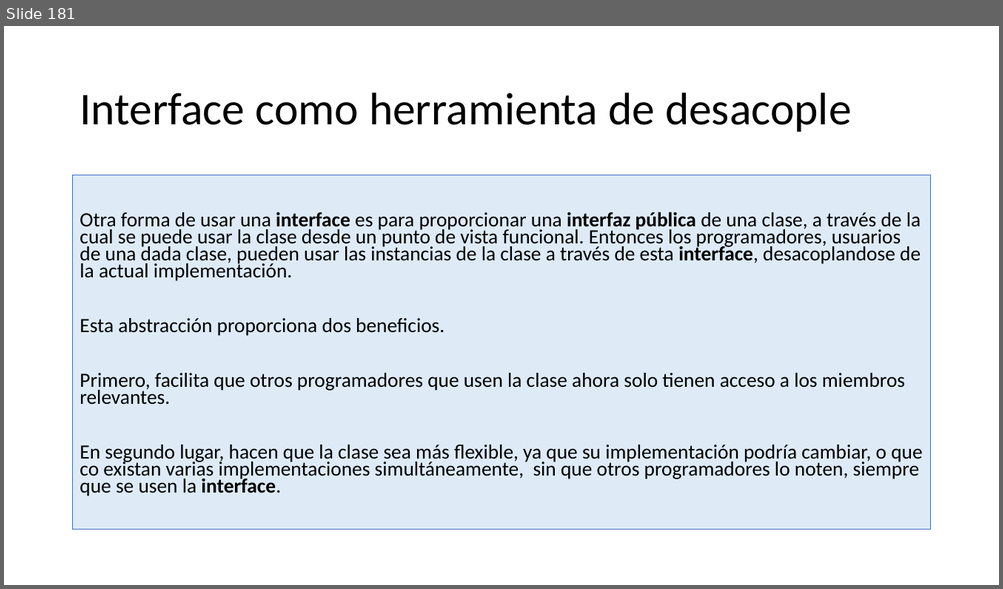
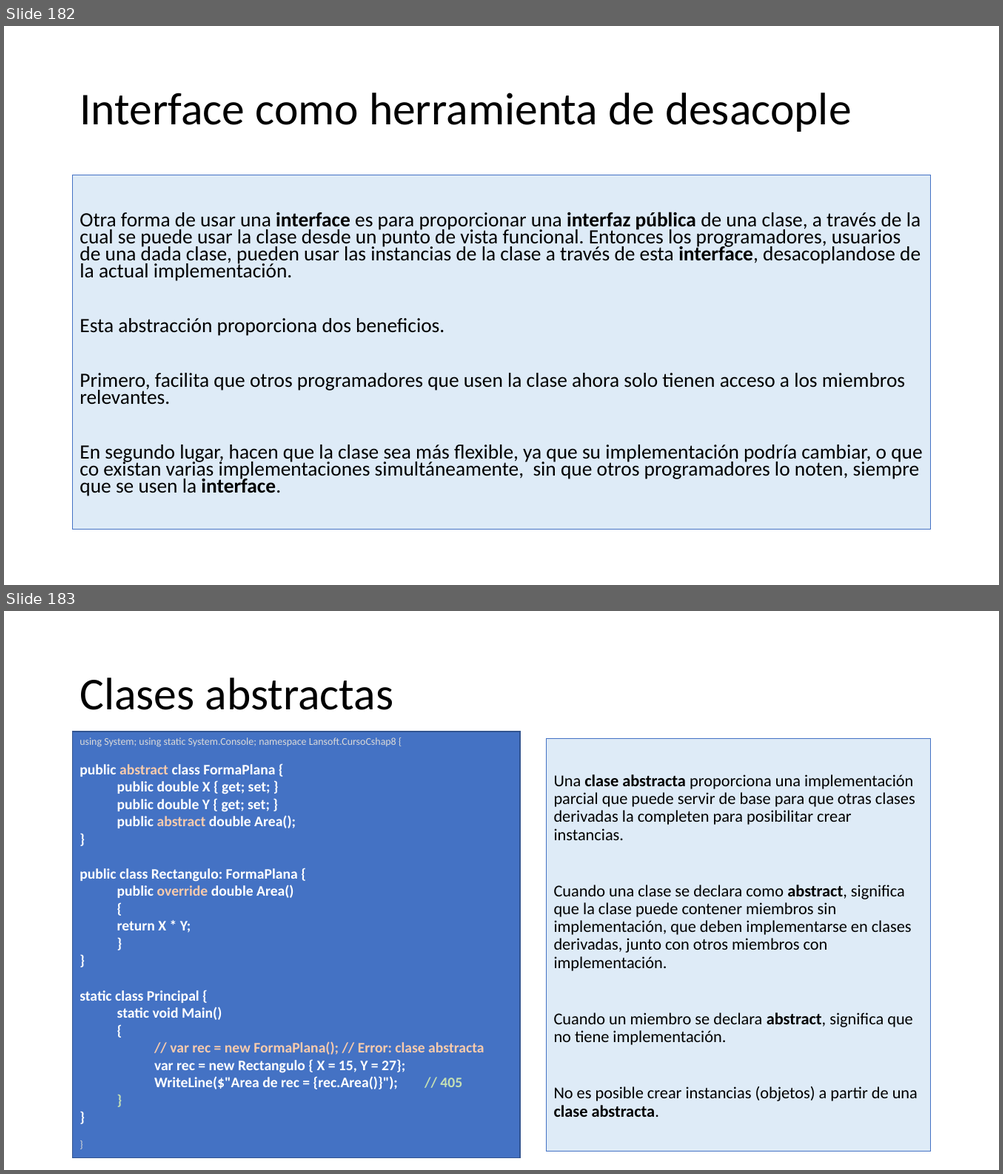
Before and after one commit to AlbertOsinaga/CursoCSharp__8, a slide deck: CSharpQuickReferencia.pptx. Shown one above the other, each under a label of ours: slide 181 before the commit, slides 182 and 183 after it. The pictures are 1003x589 and 1003x1174 pixels, drawn with LibreOffice and Linux fonts; fonts in the diff are those of the drawing. Boxes give left, top, right and bottom in pixels: in the first picture for what was removed or moved away, otherwise in the second. Text is boxed around its words. In the diff, an @@ line names an element or a change of style, - is before the commit and + after.

```diff
--- a/CSharpQuickReferencia.pptx
+++ b/CSharpQuickReferencia.pptx
@@ slide 183 added at (4,611,999,1170), background #FFFFFF @@
@@ title added at (79,678,394,710), 44 pt, text #000000 @@
+Clases abstractas
@@ rectangle added at (73,732,521,1159), fill #4472C4, outline #325491 1 pt, 14 pt, text #FFFFFF, bold @@
+using System; using static System.Console; namespace Lansoft.CursoCshap8 {
+public abstract class FormaPlana {
+  public double X { get; set; }
+  public double Y { get; set; }
+  public abstract double Area();
+}
+public class Rectangulo: FormaPlana {
+  public override double Area()
+  {
+  return X * Y;
+  }
+}
+static class Principal {
+  static void Main()
+  {
+    // var rec = new FormaPlana(); // Error: clase abstracta
+    var rec = new Rectangulo { X = 15, Y = 27};
+    WriteLine($"Area de rec = {rec.Area()}"); // 405
+  }
+}
+}
@@ text added at (546,738,930,1152), fill #DEEBF7, outline #4472C4 0.75 pt, 16 pt, text #000000 @@
+Una clase abstracta proporciona una implementación parcial que puede servir de base para que otras clases derivadas la completen para posibilitar crear instancias.
+Cuando una clase se declara como abstract, significa que la clase puede contener miembros sin implementación, que deben implementarse en clases derivadas, junto con otros miembros con implementación.
+Cuando un miembro se declara abstract, significa que no tiene implementación.
+No es posible crear instancias (objetos) a partir de una clase abstracta.
@@ what was slide 181 is now slide 182 @@
```
Also in this commit, not shown: 1 slide changed, 3 other slides added.
